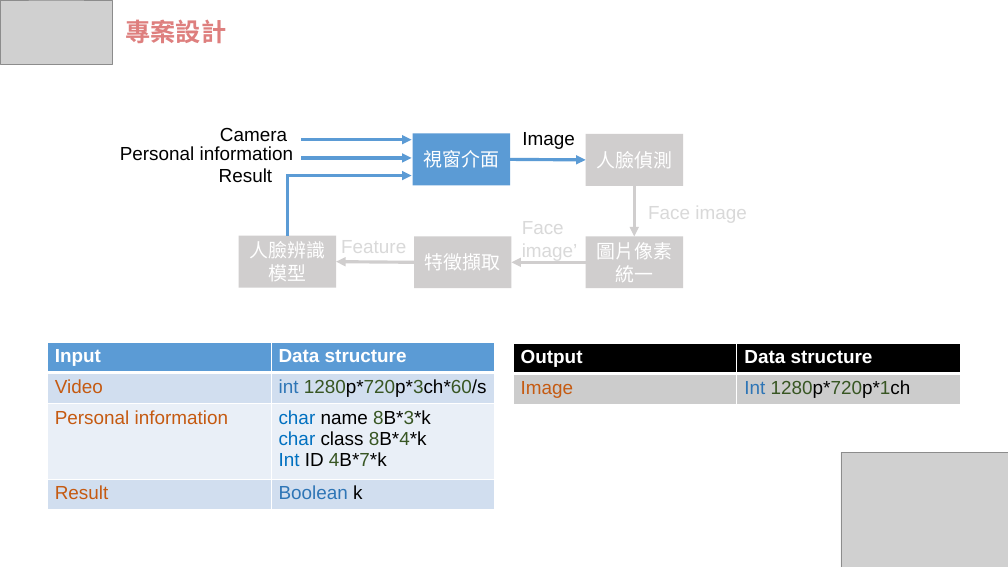
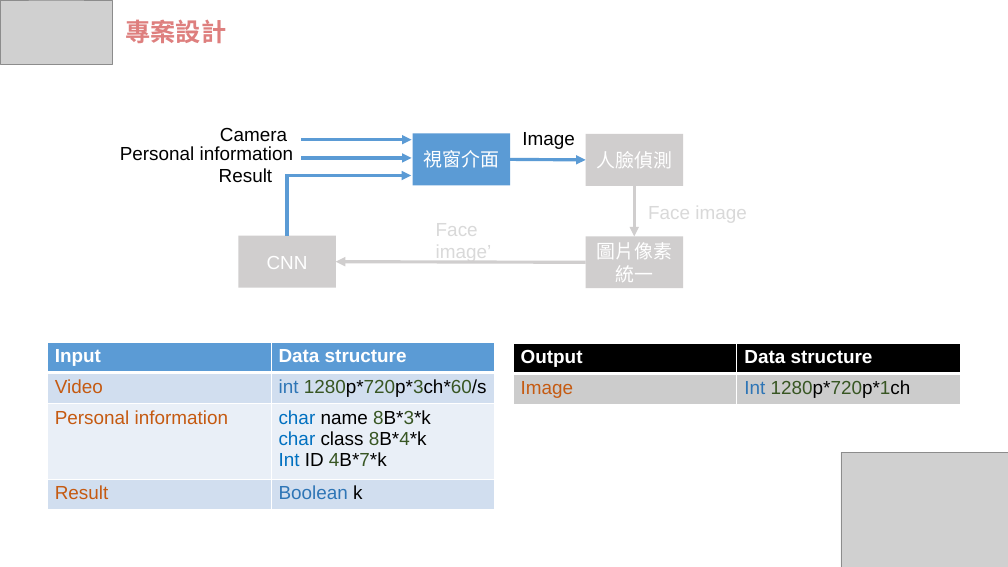
Before and after one commit to wasteee/Embedded-Image-Processing-final, a slide deck: slide 12 of IP_FRS.pptx. Drawn at 1008x567 pixels with LibreOffice and Linux fonts; fonts in the diff are those of the drawing; grey boxes stand for pictures. Boxes give left, top, right and bottom in pixels: in the first picture for what was removed or moved away, otherwise in the second. Text is boxed around its words. In the diff, an @@ line names an element or a change of style, - is before the commit and + after.

```diff
--- a/IP_FRS.pptx
+++ b/IP_FRS.pptx
@@ text removed at [341, 236, 406, 257] @@
-Feature
@@ rectangle removed at [414, 237, 512, 289] @@
-特徵擷取
@@ text "Face image’": place and size @@
-text "Face image’" at [522, 218, 578, 262]
+text "Face image’" at [436, 219, 492, 263]
@@ text in rectangle at [267, 256, 308, 269]: text changed @@
-人臉辨識模型
+CNN
@@ arrow moved from (586, 262) - (512, 262) to (586, 262) - (336, 262) @@
@@ arrow removed from (414, 262) to (337, 262) @@
```
Also in this commit, not shown: 6 other slides changed, 1 slide added, 1 slide removed.
